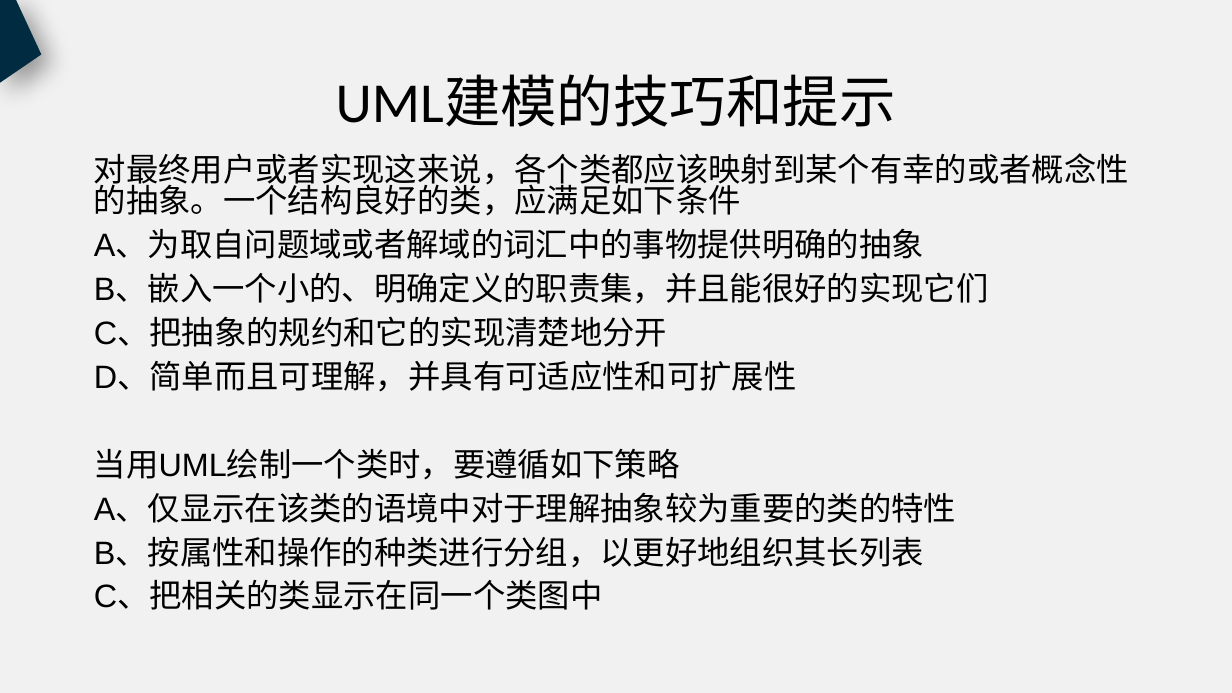
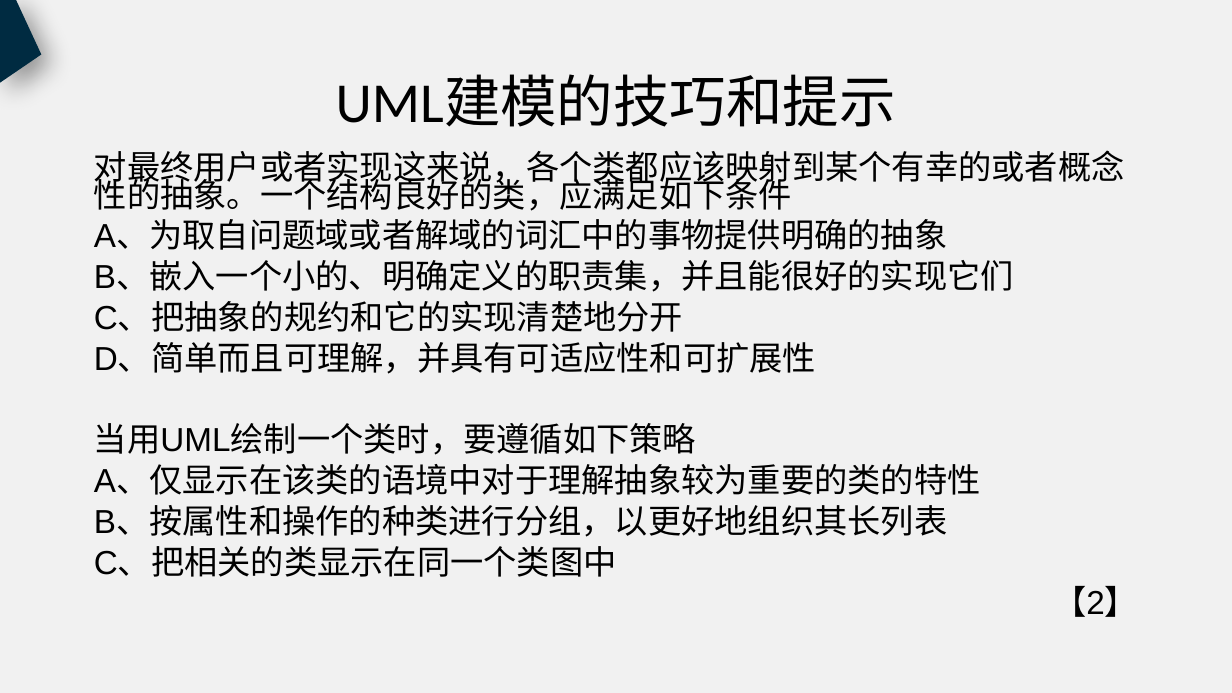
Before and after one commit to PRD2018-G18/PRD2018, a slide deck: slide 71 of 非受控文档/过程文档/UML概述/UML概述（新）.pptx. Drawn at 1232x693 pixels with LibreOffice and Linux fonts; fonts in the diff are those of the drawing. Boxes give left, top, right and bottom in pixels: in the first picture for what was removed or moved away, otherwise in the second. Text is boxed around its words. In the diff, an @@ line names an element or a change of style, - is before the commit and + after.

```diff
--- a/非受控文档/过程文档/UML概述/UML概述（新）.pptx
+++ b/非受控文档/过程文档/UML概述/UML概述（新）.pptx
@@ text at (94, 150, 1125, 577): size 25.2 to 25.9 pt; line spacing 0.8 to 0.7 @@
@@ text at (1053, 586, 1138, 617): paragraph added @@
+【2】
```
Also in this commit, not shown: 5 other slides changed, 1 slide added.
